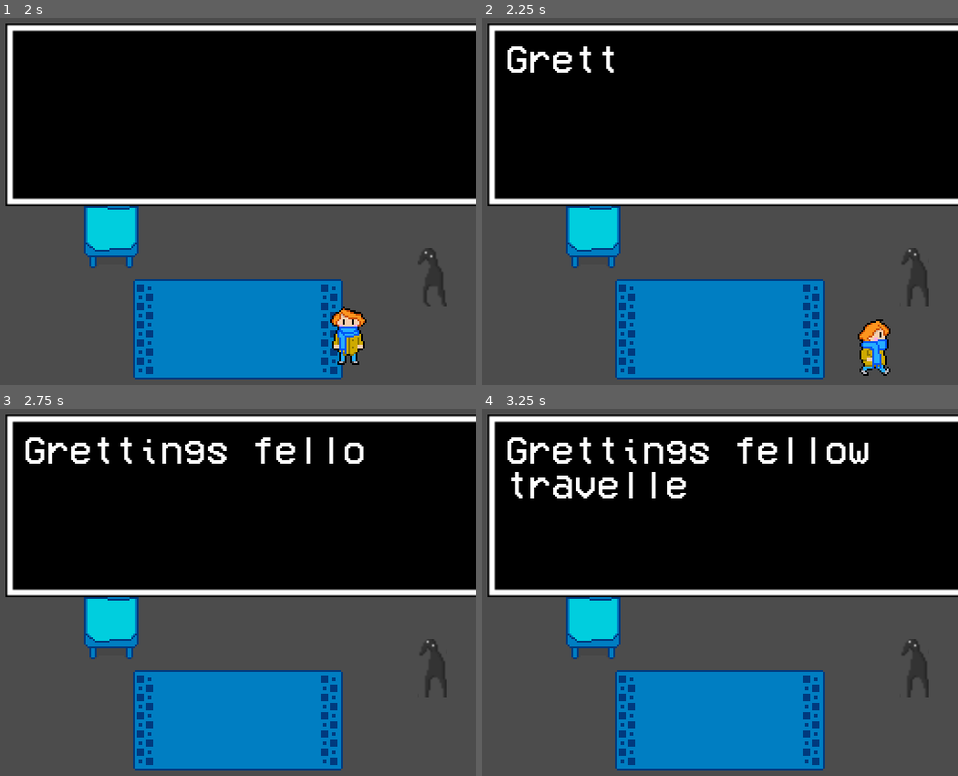
Above: before the commit, frames 1-4 (two rows, left to right).
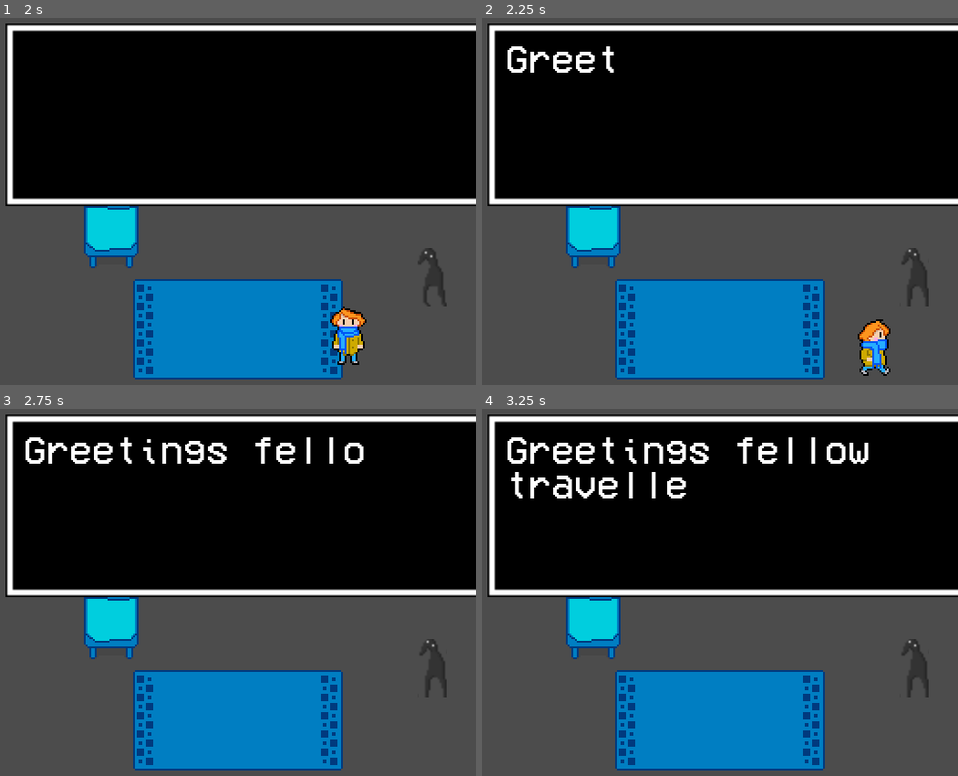
Above: after the commit, the same moments.

Repository: Braxmaster/Limits
Game: Godot game, scene res://Cutscenes/meet_slugman.tscn
The game is run twice, just before and just after one commit, with the same random seed, the same clock (stepped at 60 frames per second) and the same inputs. This scene is started directly instead of the project's main scene.
Inputs:
- Up to frame 1 (2 s): tap Enter (ui_accept) at 0.5, 0.77, 1.52 s; hold Right (ui_right) 0.53-1.28 s; hold Down (ui_down) from 1.28 s (still down)
- Up to frame 2 (2.25 s): release Down (ui_down) at 2.03 s; hold Right (ui_right) from 2.03 s (still down)
- Up to frame 3 (2.75 s): keep holding Right (ui_right)
- Up to frame 4 (3.25 s): release Right (ui_right) at 2.78 s; hold Up (ui_up) from 2.78 s (still down); tap Enter (ui_accept) at 3.02 s

Frame 1 is identical in both runs. In frame 2, 0.1% of the frame differs, in the area x 19-24%, y 7-15%; in frame 3, 0.1%; in frame 4, 0.1%.

Commit message:
Added comments on what needs to be fixed with the test cutscene

Diff:
--- a/Cutscenes/meet_slugman.gd
+++ b/Cutscenes/meet_slugman.gd
@@ -1,6 +1,6 @@
 extends Node2D
 var avatar
-var slugspeech = ["Grettings fellow traveller! Let me just test out how far this box can stretch! AAAAAAAAAAAAAAAAAAAAAAAAAAAAAAAAAAAAAAAAAAAAAAAA"
+var slugspeech = ["Greetings fellow traveller! Let me just test out how far this box can stretch! AAAAAAAAAAAAAAAAAAAAAAAAAAAAAAAAAAAAAAAAAAAAAAAA"
 , "So thats how long, pretty cool, how many characters do you think that was?"]
 
 func _ready():
@@ -13,6 +13,8 @@
 	avatar.in_event = true
 	avatar.movement_loop()
 
+#TODO: timer seemse to interfere with dialogue timer? Right now is bugged, dialogue not working
+#How to identify: try setting timer value to something different (like 4) and söugman will show more dialogue
 func slugman_enters():
 	var timer = Timer.new()
 	timer.set_wait_time(2)
